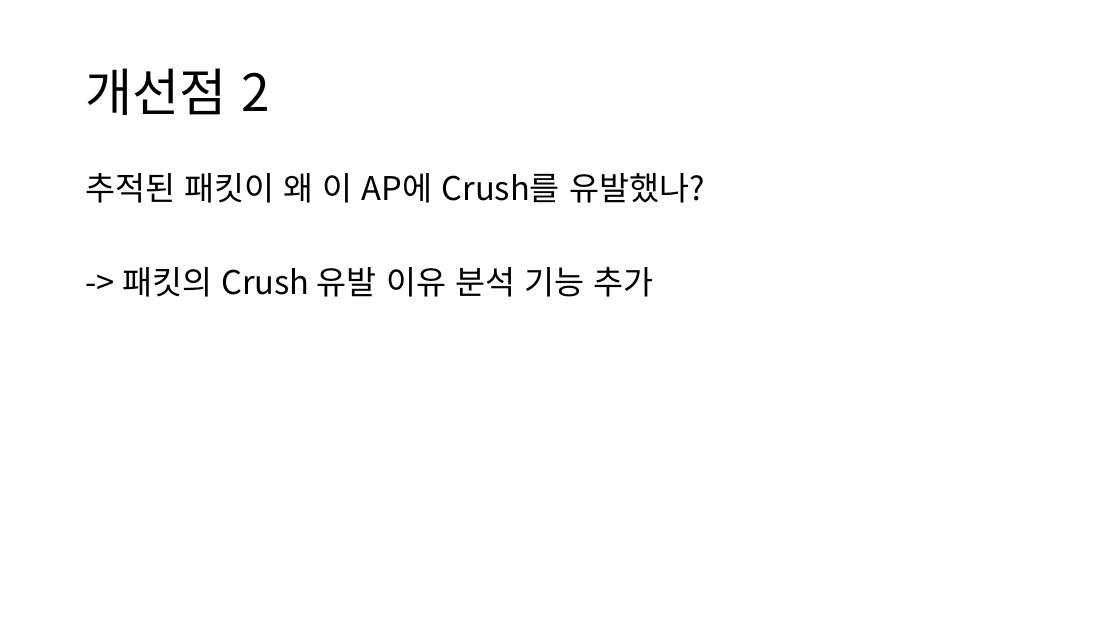
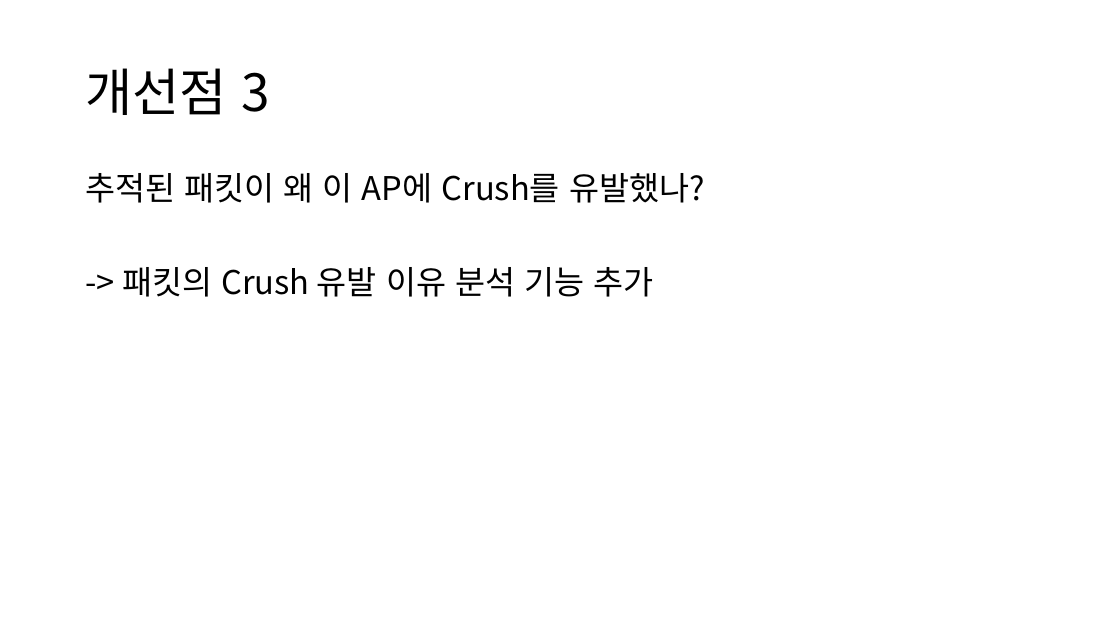
Before and after one commit to gunwooKim-Korea/network-fuzzer, a slide deck: slide 76 of networkfuzzer/Network fuzzer.pptx (slide 44 before the commit). Drawn at 1120x630 pixels with LibreOffice and Linux fonts; fonts in the diff are those of the drawing. Boxes give left, top, right and bottom in pixels: in the first picture for what was removed or moved away, otherwise in the second. Text is boxed around its words. In the diff, an @@ line names an element or a change of style, - is before the commit and + after.

```diff
--- a/networkfuzzer/Network fuzzer.pptx
+++ b/networkfuzzer/Network fuzzer.pptx
@@ title at [85,68,270,115]: text changed @@
-개선점 2
+개선점 3
```
Also in this commit, not shown: 12 other slides changed, 38 slides added, 3 slides removed.
